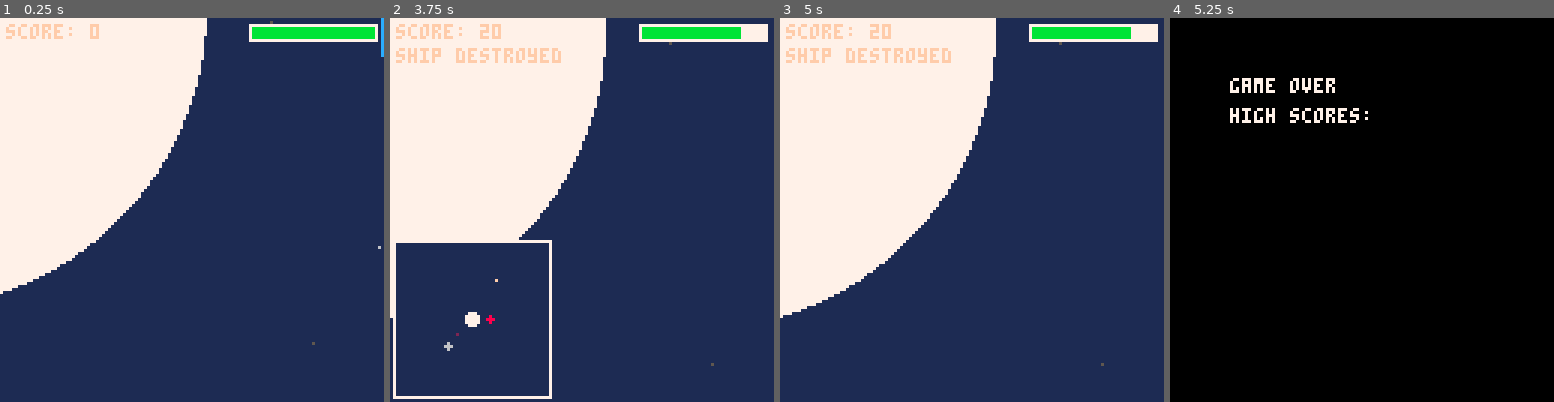
Above: before the commit, frames 1-4 (left to right).
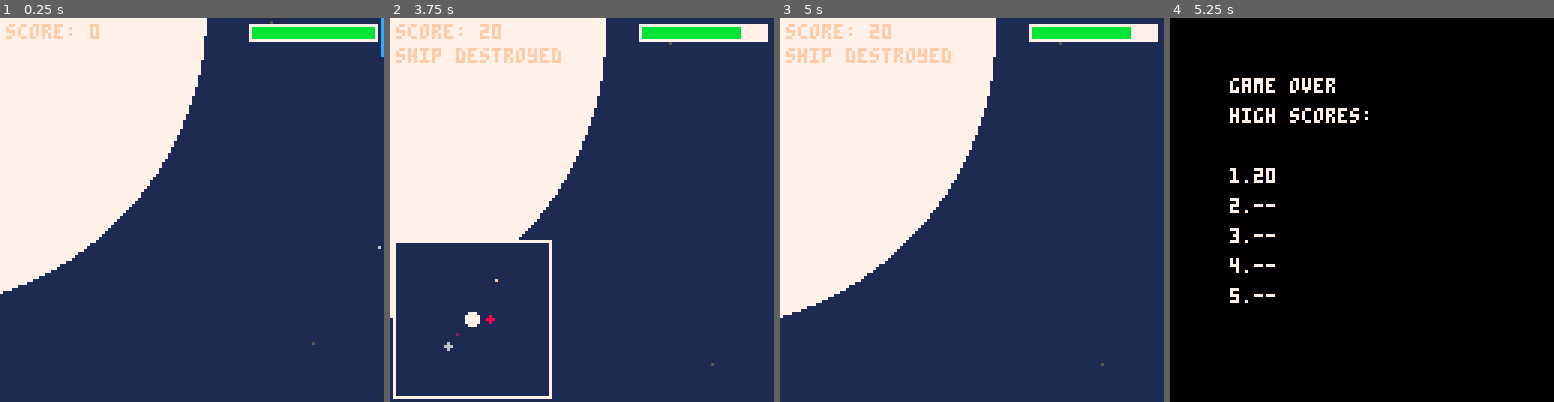
Above: after the commit, the same moments.

Repository: nucleartide/ludum-dare-39
Game: PICO-8 cartridge game.p8
Same seed, same stepped clock (60 frames per second), same inputs: the game is played once before the commit and once after it.
Inputs:
- Up to frame 1 (0.25 s): no input
- Up to frame 2 (3.75 s): tap X (X key) at 0.33, 1.07, 1.85, 2.97 s; tap O (Z key) at 0.7, 1.7, 2.1, 2.5, 2.9, 3.3, 3.7 s; hold Right 1.6-2.1 s; hold Up 2.15-2.42 s; hold Right 2.47-3.03 s; hold Left 3.08-3.58 s; hold Down from 3.63 s (still down)
- Up to frame 3 (5 s): release Down at 3.97 s; hold Right 4.02-4.68 s; tap X (X key) at 4.08 s; tap O (Z key) at 4.1, 4.5, 4.9 s; hold Up from 4.73 s (still down)
- Up to frame 4 (5.25 s): release Up at 5.03 s; hold Left from 5.08 s (still down); tap X (X key) at 5.2 s

Frames 1-3 are identical in both runs. In frame 4, 0.6% of the frame differs, in the area x 15-28%, y 39-75%.

Commit message:
add high scores

Diff:
--- a/game.p8
+++ b/game.p8
@@ -172,6 +172,7 @@
 function _init()
   _update = update_game
   _draw = draw_game
+  cartdata("crappy_gravity_game")
 end
 
 --
@@ -385,8 +386,7 @@
   end
   if player.delay > 120 then
     if player.dead or player.escaped then
-      _update = update_game_over
-      _draw = draw_game_over
+      game_over()
     end
   end
 end
@@ -584,6 +584,27 @@
 -- game over state
 --
 
+function game_over()
+  _update = update_game_over
+  _draw = draw_game_over
+
+  -- get all the high scores
+  scores = {}
+  for i=1,5 do
+    add(scores, dget(i))
+  end
+  add(scores, score)
+  sort(scores)
+
+  -- store all the scores
+  local j = 1
+  for i=6,2,-1 do
+    local s = scores[i]
+    dset(j, s)
+    j += 1
+  end
+end
+
 function update_game_over()
 end
 
@@ -592,11 +613,32 @@
   camera()
   print("game over", 20, 20, 7)
   print("high scores:", 20, 30, 7)
+
+  -- display scores
+  for i=1,5 do
+    local v = dget(i)
+    if v != nil and v > 0 then
+      print(i .. '.' .. v, 20, 40 + i*10, 7)
+    else
+      print(i .. '.' .. "--", 20, 40 + i*10, 7)
+    end
+  end
 end
 
 --
 -- helper functions
 --
+
+-- lol
+function sort(a)
+  for i=1,#a do
+    local j = i
+    while j > 1 and a[j-1] > a[j] do
+      a[j],a[j-1] = a[j-1],a[j]
+      j = j - 1
+    end
+  end
+end
 
 -- rotate (x,y) around (cx,cy) by angle.
 -- https://www.lexaloffle.com/bbs/?tid=29275
